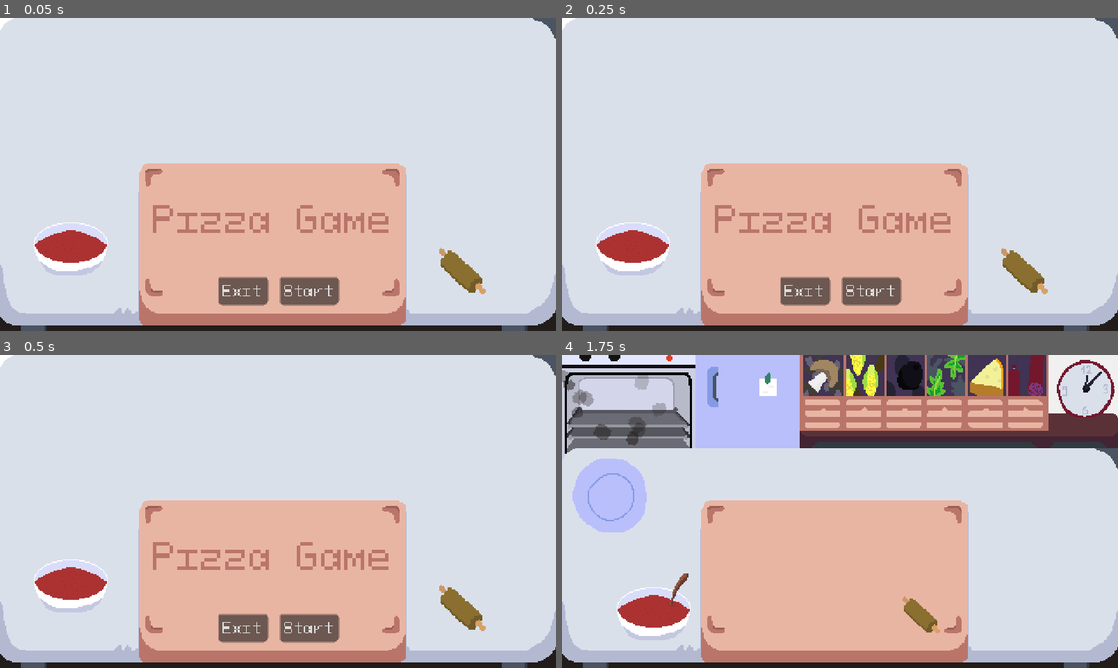
Above: before the commit, frames 1-4 (two rows, left to right).
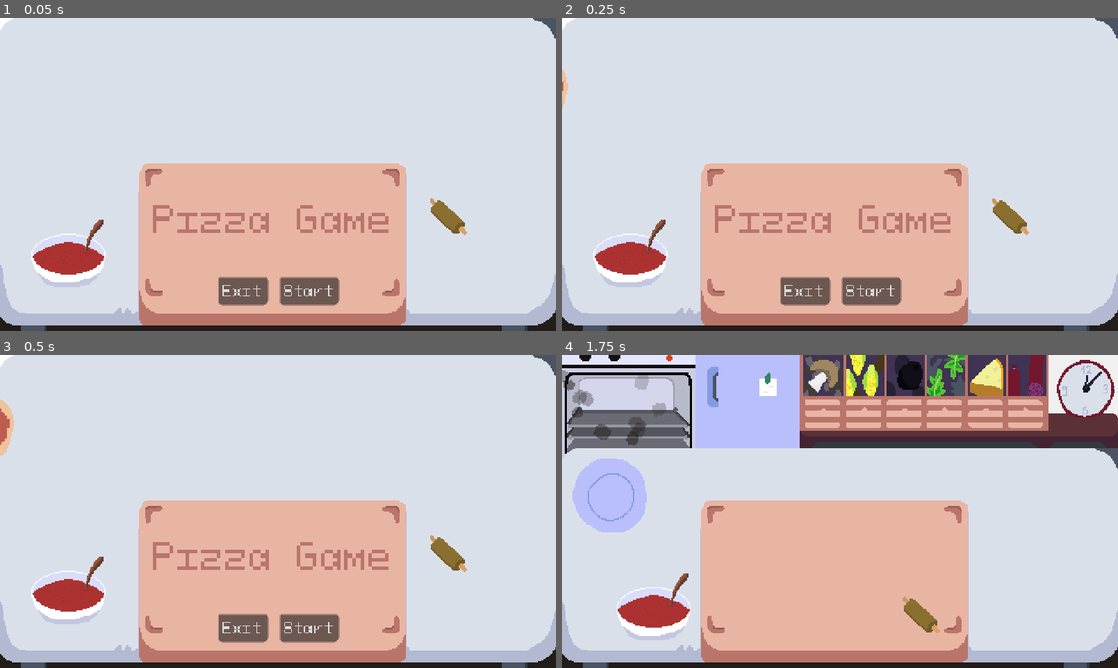
Above: after the commit, the same moments.

Repository: martindzejky/pizza-game
Game: Godot game, scene res://scenes/start.tscn
The game is run twice, just before and just after one commit, with the same random seed, the same clock (stepped at 60 frames per second) and the same inputs.
Inputs (mouse positions are in pixels of both pictures, inside the frame that each line leads up to):
- Up to frame 1 (0.05 s): no input
- Up to frame 2 (0.25 s): no input
- Up to frame 3 (0.5 s): no input
- Up to frame 4 (1.75 s): click "Start" at 0.5 s; tap Enter at 1.25 s; move the mouse to (628, 401) at 1.27 s; click (628, 401) at 1.42 s

The runs differ from the first frame. In frame 1, 2.5% of the frame differs, in the area x 5-88%, y 57-89%; in frame 2, 2.6%; in frame 3, 2.8%, in the area x 0-88%, y 14-89%; in frame 4, nothing differs.

Commit message:
add a showcase of randomly generated pizzas in the main menu
closes #8

Diff:
--- /dev/null
+++ b/objects/generated-pizza/generated-pizza.gd
@@ -0,0 +1,39 @@
+extends Node2D
+
+# When instantiated, generates a random pizza with ingredients.
+# Moves to the right and destroys itself when it reaches the end of the screen.
+
+@export var speed: int
+
+@export var tomatoBase: PackedScene
+@export var ingredients: Array[PackedScene]
+
+
+func _ready():
+    # dough
+    #$dough.rotation = randf_range(-PI/3, PI/3)
+    $dough.frame = randi_range($dough.frame, $dough.hframes - 4)
+
+    # tomato base
+    if randf() < 0.9:
+        var tomato = tomatoBase.instantiate()
+        tomato.position.y = 2 + randi() % 4
+        tomato.position.x = -2 + randi() % 4
+        tomato.get_node("sprite").rotation = randf() * PI * 2
+        tomato.get_node("sprite").self_modulate.a = 0.7
+        add_child(tomato)
+
+    # ingredients
+    for i in range(randi_range(3, 8)):
+        var ingredient = ingredients[randi_range(0, ingredients.size() - 1)].instantiate()
+        ingredient.position.x = randf_range(-17, 17)
+        ingredient.position.y = randf_range(-17, 17)
+        ingredient.get_node("sprite").rotation = randf() * PI * 2
+        ingredient.get_node("sprite").self_modulate.a = 0.7
+        add_child(ingredient)
+
+
+func _process(delta):
+    global_position.x += speed * delta
+    if global_position.x > 500:
+        queue_free()
--- /dev/null
+++ b/objects/generated-pizza/generated-pizza.tscn
@@ -0,0 +1,22 @@
+[gd_scene load_steps=10 format=3 uid="uid://d35u0kau47rjb"]
+
+[ext_resource type="Script" path="res://objects/generated-pizza/generated-pizza.gd" id="1_rc8u5"]
+[ext_resource type="Texture2D" uid="uid://bjubtkw5ihv2n" path="res://sprites/dough.png" id="2_1b3ke"]
+[ext_resource type="PackedScene" uid="uid://cy4sy1ygetyko" path="res://objects/ingredients/tomato-base.tscn" id="2_bnpj3"]
+[ext_resource type="PackedScene" uid="uid://btss4yon75m3i" path="res://objects/ingredients/cheese.tscn" id="3_6rlyl"]
+[ext_resource type="PackedScene" uid="uid://dkbmbeblbronj" path="res://objects/ingredients/corn.tscn" id="4_raust"]
+[ext_resource type="PackedScene" uid="uid://cxs3415am8mfp" path="res://objects/ingredients/mushroom.tscn" id="5_la1mu"]
+[ext_resource type="PackedScene" uid="uid://ddnarasqey1fu" path="res://objects/ingredients/olive.tscn" id="6_ofbou"]
+[ext_resource type="PackedScene" uid="uid://blwk8duhcsvmu" path="res://objects/ingredients/rukola.tscn" id="7_nyl5p"]
+[ext_resource type="PackedScene" uid="uid://bpfs8o86rhkqy" path="res://objects/ingredients/salam.tscn" id="8_cv7am"]
+
+[node name="generated-pizza" type="Node2D"]
+script = ExtResource("1_rc8u5")
+speed = 30
+tomatoBase = ExtResource("2_bnpj3")
+ingredients = [ExtResource("3_6rlyl"), ExtResource("4_raust"), ExtResource("5_la1mu"), ExtResource("6_ofbou"), ExtResource("7_nyl5p"), ExtResource("8_cv7am")]
+
+[node name="dough" type="Sprite2D" parent="."]
+texture = ExtResource("2_1b3ke")
+hframes = 16
+frame = 6
--- /dev/null
+++ b/objects/pizza-showcase/pizza-showcase.gd
@@ -0,0 +1,9 @@
+extends Node2D
+
+# spawns generated pizzas
+
+@export var pizzaObj: PackedScene
+
+func createPizza():
+    var pizza = pizzaObj.instantiate()
+    add_child(pizza)
--- /dev/null
+++ b/objects/pizza-showcase/pizza-showcase.tscn
@@ -0,0 +1,16 @@
+[gd_scene load_steps=3 format=3 uid="uid://dy0bwjd5s76k"]
+
+[ext_resource type="Script" path="res://objects/pizza-showcase/pizza-showcase.gd" id="1_i3edm"]
+[ext_resource type="PackedScene" uid="uid://d35u0kau47rjb" path="res://objects/generated-pizza/generated-pizza.tscn" id="2_1j8pb"]
+
+[node name="pizza-showcase" type="Node2D"]
+script = ExtResource("1_i3edm")
+pizzaObj = ExtResource("2_1j8pb")
+
+[node name="timer" type="Timer" parent="."]
+wait_time = 3.0
+autostart = true
+
+[node name="generated-pizza" parent="." instance=ExtResource("2_1j8pb")]
+
+[connection signal="timeout" from="timer" to="." method="createPizza"]
--- a/scenes/start.tscn
+++ b/scenes/start.tscn
@@ -1,12 +1,28 @@
-[gd_scene load_steps=6 format=3 uid="uid://bbae4y17js5x4"]
+[gd_scene load_steps=7 format=3 uid="uid://bbae4y17js5x4"]
 
 [ext_resource type="Script" path="res://ui/start-btn.gd" id="1_iqrhl"]
 [ext_resource type="Texture2D" uid="uid://cvfyhejdairpv" path="res://sprites/menu-table.png" id="1_r3pgb"]
 [ext_resource type="Script" path="res://ui/exit-btn.gd" id="2_0d7lr"]
 [ext_resource type="Texture2D" uid="uid://fo0fntv5ipk1" path="res://sprites/dough-tool.png" id="2_g0yhm"]
-[ext_resource type="Texture2D" uid="uid://c87o1ymgjbtyr" path="res://sprites/tomato.png" id="3_1ku1b"]
+[ext_resource type="Texture2D" uid="uid://cncb4bnbw0vn6" path="res://sprites/tomato-spoon.png" id="3_nnwf1"]
+[ext_resource type="PackedScene" uid="uid://dy0bwjd5s76k" path="res://objects/pizza-showcase/pizza-showcase.tscn" id="4_lmj8s"]
 
 [node name="start" type="Node"]
+
+[node name="background" type="Sprite2D" parent="."]
+texture = ExtResource("1_r3pgb")
+centered = false
+
+[node name="dough-tool" type="Sprite2D" parent="background"]
+position = Vector2(387, 171)
+texture = ExtResource("2_g0yhm")
+
+[node name="tomato" type="Sprite2D" parent="background"]
+position = Vector2(59, 202)
+texture = ExtResource("3_nnwf1")
+
+[node name="pizza-showcase" parent="." instance=ExtResource("4_lmj8s")]
+position = Vector2(-33, 61)
 
 [node name="ui" type="Control" parent="."]
 layout_mode = 3
@@ -15,42 +31,6 @@
 anchor_bottom = 1.0
 grow_horizontal = 2
 grow_vertical = 2
-
-[node name="background" type="TextureRect" parent="ui"]
-layout_mode = 1
-anchors_preset = 15
-anchor_right = 1.0
-anchor_bottom = 1.0
-grow_horizontal = 2
-grow_vertical = 2
-texture = ExtResource("1_r3pgb")
-
-[node name="dough-tool" type="TextureRect" parent="ui/background"]
-layout_mode = 1
-anchors_preset = 3
-anchor_left = 1.0
-anchor_top = 1.0
-anchor_right = 1.0
-anchor_bottom = 1.0
-offset_left = -101.0
-offset_top = -72.0
-offset_right = -61.0
-offset_bottom = -32.0
-grow_horizontal = 0
-grow_vertical = 0
-texture = ExtResource("2_g0yhm")
-
-[node name="dough-tool2" type="TextureRect" parent="ui/background"]
-layout_mode = 1
-anchors_preset = 2
-anchor_top = 1.0
-anchor_bottom = 1.0
-offset_left = 29.0
-offset_top = -110.0
-offset_right = 93.0
-offset_bottom = -46.0
-grow_vertical = 0
-texture = ExtResource("3_1ku1b")
 
 [node name="titleContainer" type="CenterContainer" parent="ui"]
 layout_mode = 1
